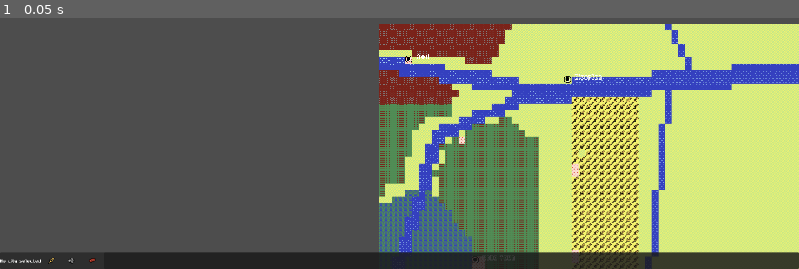
Above: before the commit, frame 1.
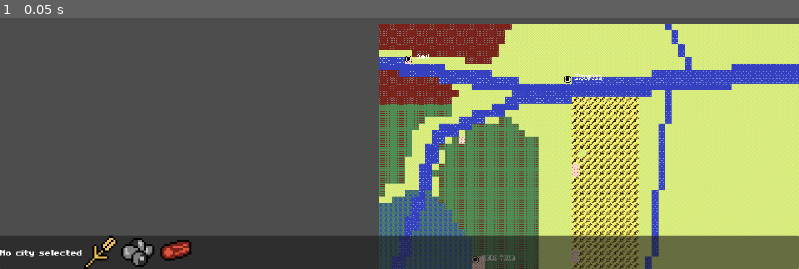
Above: after the commit, the same moment.

Repository: chadiceberg/trading
Game: Godot game, scene res://scenes/game_world.tscn
Same seed, same stepped clock (60 frames per second), same inputs: the game is played once before the commit and once after it.
Inputs:
- Up to frame 1 (0.05 s): no input

The runs differ from the first frame. In frame 1, 10% of the frame differs, in the area x 0-100%, y 86-100%.

Commit message:
small changes and fixes to footbar

Diff:
--- /dev/null
+++ b/default_footbar.tres
@@ -0,0 +1,7 @@
+[gd_resource type="Theme" load_steps=2 format=3 uid="uid://cjnnxxhw0jbd7"]
+
+[ext_resource type="FontFile" uid="uid://cf68nlvd31no7" path="res://resources/fonts/PixelFontBundle2_v1_0/c64esque.ttf" id="1_q3inl"]
+
+[resource]
+Label/font_sizes/font_size = 32
+Label/fonts/font = ExtResource("1_q3inl")
--- a/footbar.gd
+++ b/footbar.gd
@@ -18,7 +18,7 @@
 func _ready() -> void:
 	# Anchor the Control node to the bottom of the viewport
 	set_anchors_and_offsets_preset(PRESET_BOTTOM_WIDE)
-	set_offset(SIDE_TOP, -40)  # 40 pixels high
+	set_offset(SIDE_TOP, -80)  # 40 pixels high
 	set_offset(SIDE_LEFT, 0)
 	set_offset(SIDE_RIGHT, 0)
 	set_offset(SIDE_BOTTOM, 0)
@@ -37,7 +37,7 @@
 func update_ui() -> void:
 	if selected_city:
 		var info = selected_city.get_info()
-		city_info_label.text = "%s (Tier %d)\nGrain: %d\nIron: %d\nWood: %d" % [
+		city_info_label.text = "%s (Tier %d)" % [
 			info["name"],
 			info["tier"]
 		]
--- a/footbar.tscn
+++ b/footbar.tscn
@@ -1,6 +1,7 @@
-[gd_scene load_steps=5 format=3 uid="uid://u0qs0lacjwv"]
+[gd_scene load_steps=6 format=3 uid="uid://u0qs0lacjwv"]
 
-[ext_resource type="FontFile" uid="uid://cf68nlvd31no7" path="res://resources/fonts/PixelFontBundle2_v1_0/c64esque.ttf" id="1_o1wnd"]
+[ext_resource type="Script" uid="uid://do5k4u22fqne8" path="res://footbar.gd" id="1_c08cq"]
+[ext_resource type="Theme" uid="uid://cjnnxxhw0jbd7" path="res://default_footbar.tres" id="2_c08cq"]
 [ext_resource type="Texture2D" uid="uid://bgi0x1fejmxdq" path="res://resources/UI/Grain_icon.png" id="2_yqhww"]
 [ext_resource type="Texture2D" uid="uid://cygdkfngpf40h" path="res://resources/UI/Stone_icon.png" id="3_c08cq"]
 [ext_resource type="Texture2D" uid="uid://dryqohxarypno" path="res://resources/UI/Wood_icon.png" id="4_k70j1"]
@@ -12,8 +13,10 @@
 anchor_right = 1.0
 anchor_bottom = 1.0
 offset_top = -40.0
+offset_bottom = 40.0
 grow_horizontal = 2
 grow_vertical = 0
+script = ExtResource("1_c08cq")
 
 [node name="PanelContainer" type="PanelContainer" parent="."]
 layout_mode = 1
@@ -28,36 +31,35 @@
 
 [node name="CityInfoLabel" type="Label" parent="PanelContainer/HBoxContainer"]
 layout_mode = 2
-theme_override_fonts/font = ExtResource("1_o1wnd")
+theme = ExtResource("2_c08cq")
 text = "example text"
 
 [node name="GrainIcon" type="TextureRect" parent="PanelContainer/HBoxContainer"]
 layout_mode = 2
 texture = ExtResource("2_yqhww")
-expand_mode = 2
-stretch_mode = 3
+expand_mode = 3
+stretch_mode = 4
 
 [node name="GrainLabel" type="Label" parent="PanelContainer/HBoxContainer"]
 layout_mode = 2
+theme = ExtResource("2_c08cq")
 
 [node name="StoneIcon" type="TextureRect" parent="PanelContainer/HBoxContainer"]
 layout_mode = 2
 texture = ExtResource("3_c08cq")
 expand_mode = 2
-stretch_mode = 3
+stretch_mode = 4
 
 [node name="StoneLabel" type="Label" parent="PanelContainer/HBoxContainer"]
 layout_mode = 2
+theme = ExtResource("2_c08cq")
 
 [node name="WoodIcon" type="TextureRect" parent="PanelContainer/HBoxContainer"]
 layout_mode = 2
 texture = ExtResource("4_k70j1")
 expand_mode = 2
-stretch_mode = 3
+stretch_mode = 4
 
 [node name="WoodLabel" type="Label" parent="PanelContainer/HBoxContainer"]
 layout_mode = 2
-
-[node name="Panel" type="Panel" parent="PanelContainer/HBoxContainer"]
-layout_mode = 2
-size_flags_horizontal = 3
+theme = ExtResource("2_c08cq")
--- a/scenes/game_world.tscn
+++ b/scenes/game_world.tscn
@@ -1,10 +1,9 @@
-[gd_scene load_steps=9 format=3 uid="uid://biqp5y1mo2up5"]
+[gd_scene load_steps=8 format=3 uid="uid://biqp5y1mo2up5"]
 
 [ext_resource type="PackedScene" uid="uid://cqf0jb8hl2d5b" path="res://scenes/world_map_tiles.tscn" id="1_0biqy"]
 [ext_resource type="Script" uid="uid://bhqfxyhsmxgy5" path="res://scenes/game_world.gd" id="1_6c6v5"]
 [ext_resource type="Script" uid="uid://d0eqvvpm377dt" path="res://scripts/UI/world_camera.gd" id="2_47u71"]
 [ext_resource type="PackedScene" uid="uid://u0qs0lacjwv" path="res://footbar.tscn" id="2_bhwwd"]
-[ext_resource type="Script" uid="uid://do5k4u22fqne8" path="res://footbar.gd" id="3_pdbwf"]
 [ext_resource type="Script" uid="uid://ddqwps2i6hsff" path="res://scripts/UI/Managers/tile_manager.gd" id="4_0vfqx"]
 [ext_resource type="PackedScene" uid="uid://hsi3um5bitlf" path="res://scenes/city.tscn" id="5_6c6v5"]
 [ext_resource type="PackedScene" uid="uid://r21u56p0erv2" path="res://scenes/city_manager.tscn" id="5_wbbl4"]
@@ -17,12 +16,10 @@
 
 [node name="Footbar" parent="UILayer" instance=ExtResource("2_bhwwd")]
 z_index = 999
-anchors_preset = 12
 offset_left = -386.0
 offset_top = -265.0
 offset_right = 1534.0
 offset_bottom = -225.0
-script = ExtResource("3_pdbwf")
 
 [node name="world_map" parent="." instance=ExtResource("1_0biqy")]
 metadata/_edit_lock_ = true
